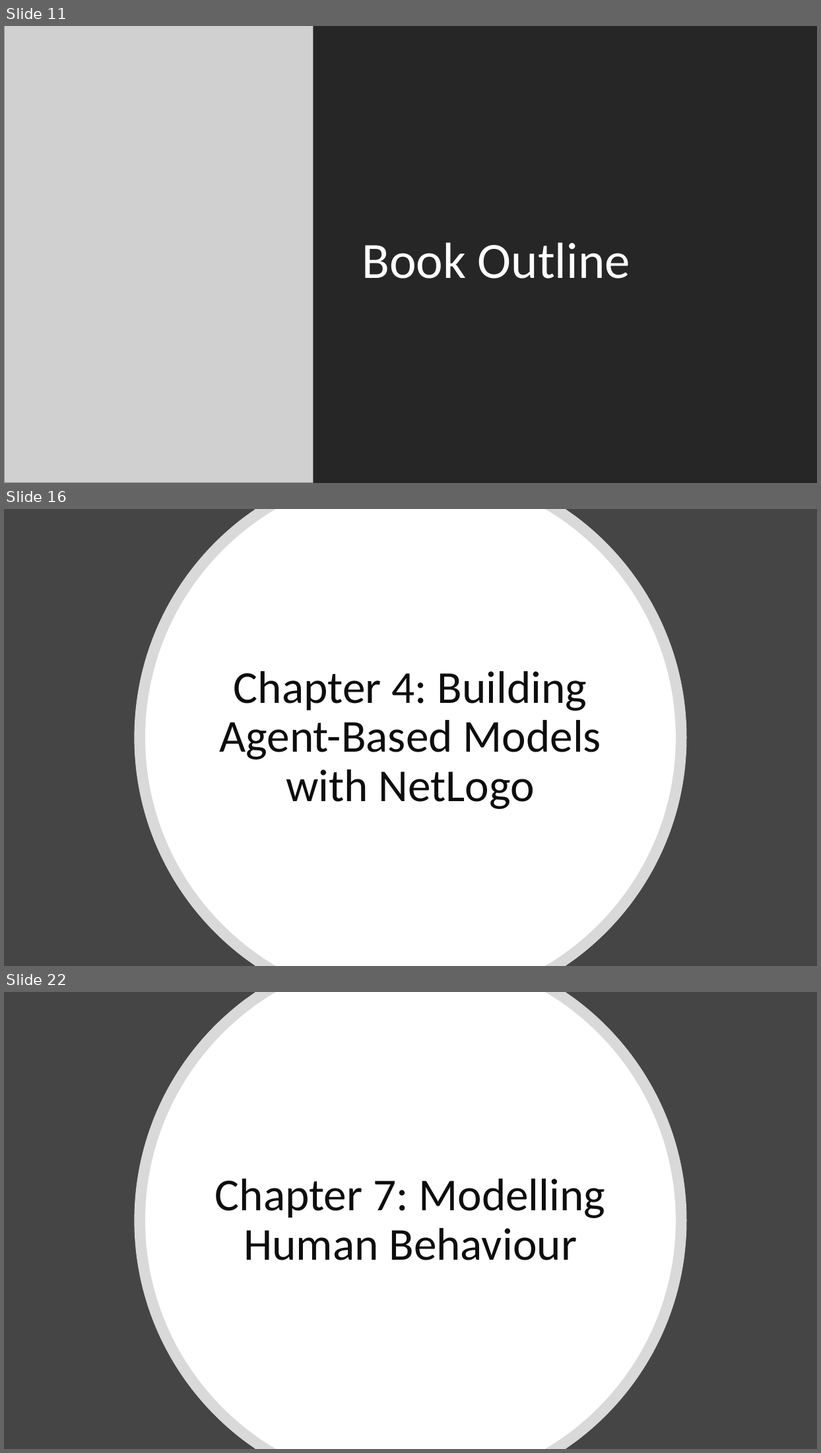
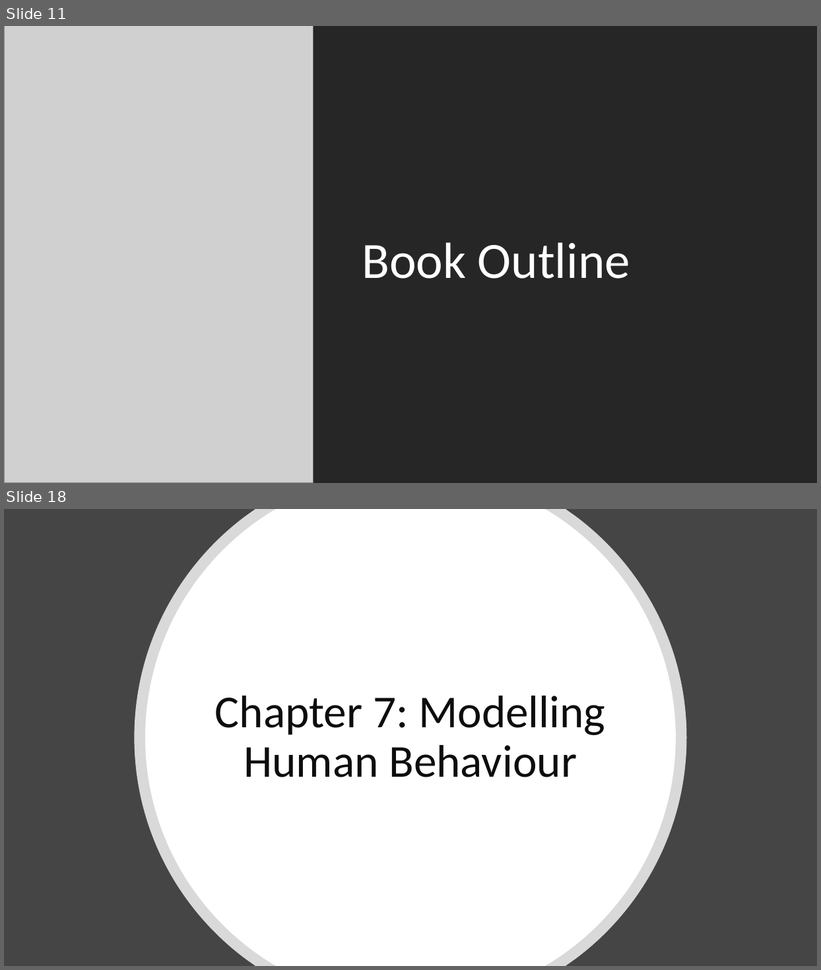
Before and after one commit to abmgis/abmgis, a slide deck: Chapter01-ABMGIS/Chapter1.pptx. Shown one above the other, each under a label of ours: slides 11, 16 and 22 before the commit, slides 11 and 18 after it; the slides between them are not shown. The pictures are 821x1453 and 821x970 pixels, drawn with LibreOffice and Linux fonts; fonts in the diff are those of the drawing; grey boxes stand for pictures. Boxes give left, top, right and bottom in pixels: in the first picture for what was removed or moved away, otherwise in the second. Text is boxed around its words. In the diff, an @@ line names an element or a change of style, - is before the commit and + after.

```diff
--- a/Chapter01-ABMGIS/Chapter1.pptx
+++ b/Chapter01-ABMGIS/Chapter1.pptx
@@ slide 16 removed at bbox=[4, 509, 817, 966], background #454545 @@
@@ freeform shape removed at bbox=[135, 509, 687, 966] @@
@@ freeform shape removed at bbox=[145, 509, 677, 966] @@
@@ title removed at bbox=[220, 671, 601, 809] @@
-Chapter 4: Building Agent-Based Models with NetLogo
@@ what was slide 22 is now slide 18 @@
```
Also in this commit, not shown: 3 slides changed, 8 slides added, 10 other slides removed.
